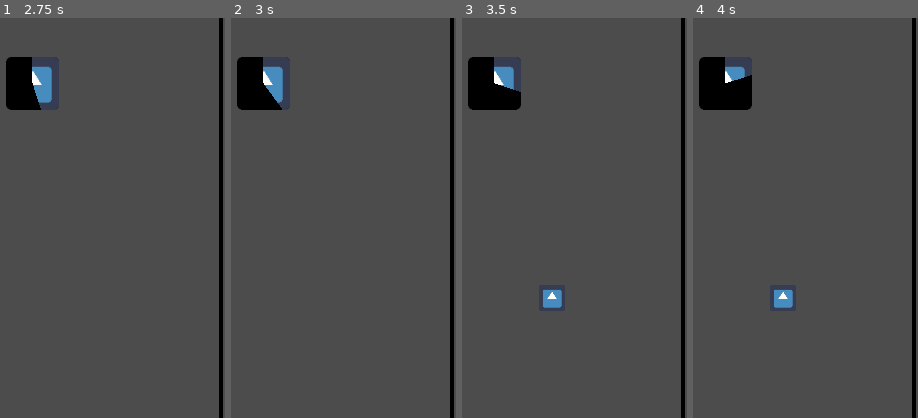
Above: before the commit, frames 1-4 (left to right).
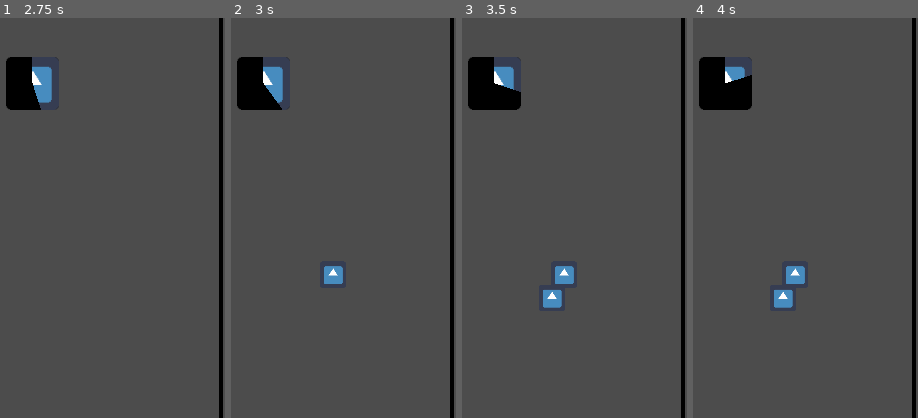
Above: after the commit, the same moments.

Repository: quendera/hard_decision
Game: Godot game, scene res://Scenes/Game.tscn
Same seed, same stepped clock (60 frames per second), same inputs: the game is played once before the commit and once after it. The engine's default icon, where the game draws it, is replaced by a stand-in: a white triangle on a blue panel in a dark square.
Inputs (mouse positions are % of the whole screen's width and height, from its top left):
- Up to frame 1 (2.75 s): move the mouse to (72, 45) at 0.52 s; click (72, 45) at 0.67 s; tap Enter at 1.25 s; drag from (30, 55) to (45, 70) at 1.27 s; move the mouse to (60, 28) at 2.02 s; click (60, 28) at 2.17 s
- Up to frame 2 (3 s): drag from (45, 70) to (20, 35) at 2.77 s
- Up to frame 3 (3.5 s): no input
- Up to frame 4 (4 s): move the mouse to (80, 65) at 3.52 s; click (80, 65) at 3.67 s
The pictures show only the part of the screen within x 0-50%, y 0-50%; the shares and areas given below are measured in that part.

Frame 1 is identical in both runs. In frame 2, 0.4% of the frame differs, in the area x 41-50%, y 62-67%; in frame 3, 0.4%; in frame 4, 0.4%.

Commit message:
Polished the code
title description

Diff:
--- a/Game.gd
+++ b/Game.gd
@@ -1,37 +1,45 @@
 extends Node2D
 
 
-# Declare member variables here. Examples:
-
-var time
+# Declare graphics-related variables here. Examples:
 var centre
 
+# Declare time-related variables
+var time
 var timeformovement
 var timeforjustification
 
-var vector_array
+# Coordinates
 var coordinates
 var botscoordinates
+
+# Text Variables
 var justificationtext = ""
 var q1 = ""
 var q2 = ""
+
+# Import .json file
 var querydict = []
+
+# Preload scene for instancing
 var scene = preload("res://Scenes/Player.tscn")
 var others = preload("res://Scenes/Others.tscn")
+var spawner
+
+# Trial Information
 var trialnumber
-var spawner
 
 # Called when the node enters the scene tree for the first time.
 
 func _ready():
-	print(Global.PlayerName)
 	centre = Global.get_viewport_rect().size/2
 	querydict = read_json_file("res://csvjson.json")
-	print(querydict)
 	trialnumber = 0
 	set_trialdurations()
 	align_stuff()
 	start_trial()
+
+## This functions when the game is started
 
 func set_trialdurations():
 	timeforjustification = 5.0
@@ -48,22 +56,33 @@
 	$LineH.global_position.y = centre.y
 	$LineV.global_position.x = centre.x
 
+## Start game!
+
 func start_trial():
+	# Prepare the trial
 	reset_position()
+	display_new_questions()
+	toggle_justification_visibility(false)
+
+	# The trial should start now
+	$Timer.id = "start_trial"
+	start_timer(timeformovement)
+	$Player.can_move = true
+
+	botscoordinates = Vector2(querydict[trialnumber].xcoordinates,
+	 querydict[trialnumber].ycoordinates)
+	spawn_others(querydict[trialnumber].timeonset*timeformovement,botscoordinates)
+	spawn_others(querydict[trialnumber+1].timeonset*timeformovement,botscoordinates)
+
+func display_new_questions():
 	q1 = "[center]"+querydict[trialnumber].question1+"[/center]"
 	q2 = "[center]"+querydict[trialnumber].question2+"[/center]"
 	$Q1.set_bbcode(q1)
 	$Q2.set_bbcode(q2)
 
-	$Justification.visible = false
-	$Justification_text.visible = false
-	$Player.can_move = true
-	$Timer.id = "start_trial"
-	start_timer(timeformovement)
-
-	botscoordinates = Vector2(querydict[trialnumber].xcoordinates,
-	 querydict[trialnumber].ycoordinates)
-	spawn_others(querydict[trialnumber].timeonset*timeformovement,botscoordinates)
+func toggle_justification_visibility(boolean):
+	$Justification.visible = boolean
+	$Justification_text.visible = boolean
 
 func spawn_others(spawn_time, botscoordinates):
 	var timetospawn = Timer.new()
